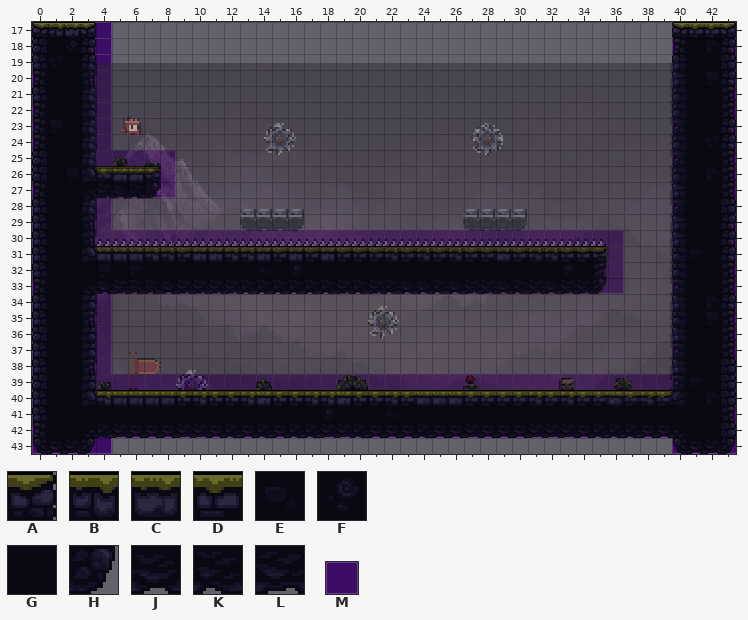
A Tiled map gets an edit: Assets/_Game/Tiled/Maps/b1/Level_24.tmx. This is how it looked before the edit.
Cells are 16x16 px. Shown: x 0..43, y 17..43.
Key: from "b1": A 0 flipped left-right, B 1, C 2, D 3, E 10, F 12, G 20, H 36 flipped left-right, J 37, K 38, L 39; from "prototype": M 0.
_ is an empty cell, # one hidden under a higher layer.
Layers that did not change in this view are not listed.
Layer "prototype" before, first column x 7:
26 M___________________________
27 M___________________________
28 ____________________________
29 ____________________________
30 ____________________________
31 ############################
32 ############################
33 MMMMMMMMMMMMMMMMMMMMMMMMMMMM
34 ____________________________
35 ____________________________
Layer "terrain" before, first column x 7:
26 A___________________________
27 H___________________________
28 ____________________________
29 ____________________________
30 ____________________________
31 BBDCCBBCDCDCDDDBDBDBDDCDBBDD
32 GGGGGGGEGFGGGGGGGGGGGGGGGGFG
33 KJLLLLKKKKKKLKLKJJKJLLJKLJLL
34 ____________________________
35 ____________________________
After:
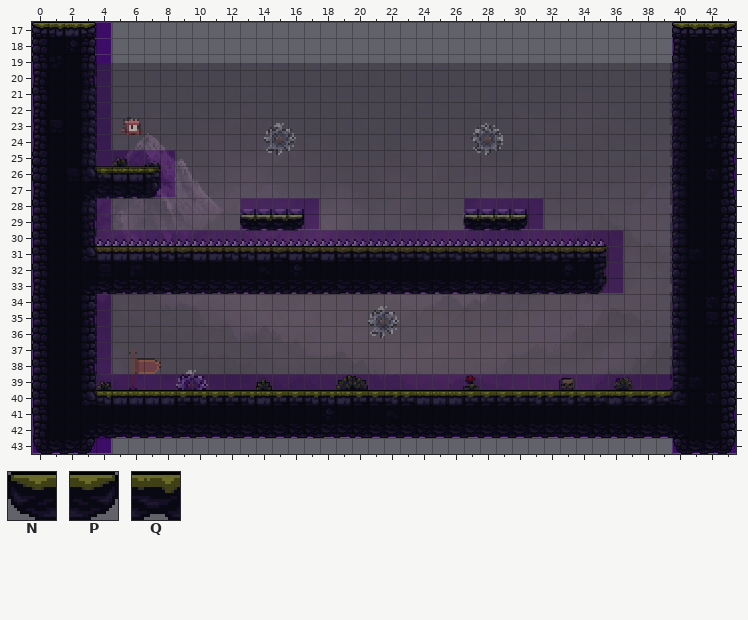
Further tiles: from "b1": N 4, P 4 flipped left-right, Q 5.
Edits made:
Changed rows in their new state; . is an unchanged cell.
Layer "prototype":
first column x 13:
29 MMMM..........MMMM
Layer "terrain":
first column x 13:
29 NQQP..........NQQP
